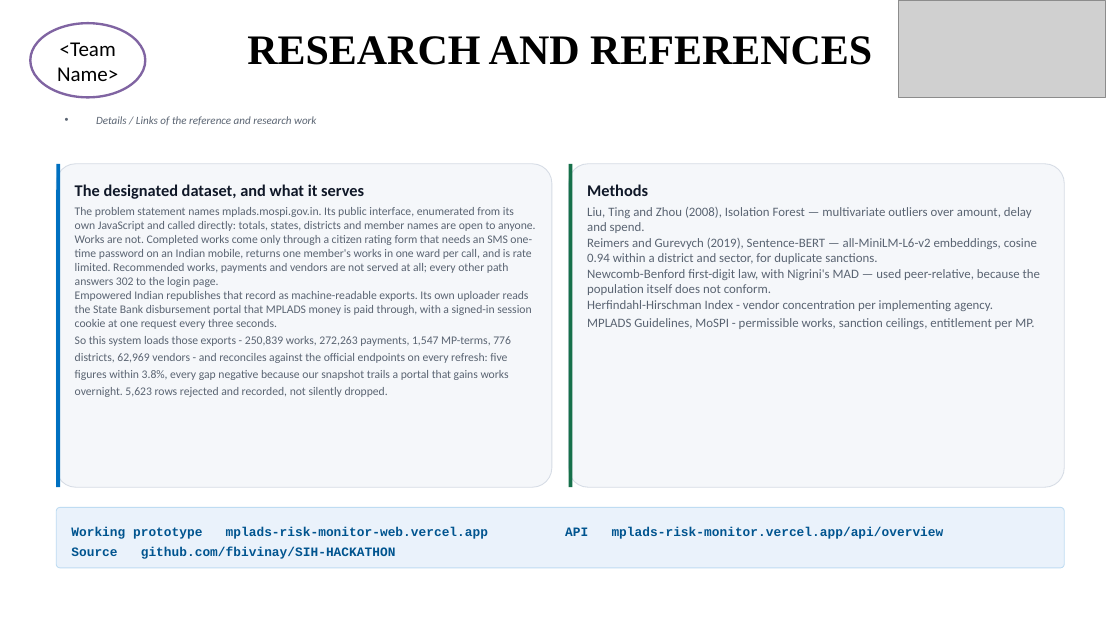
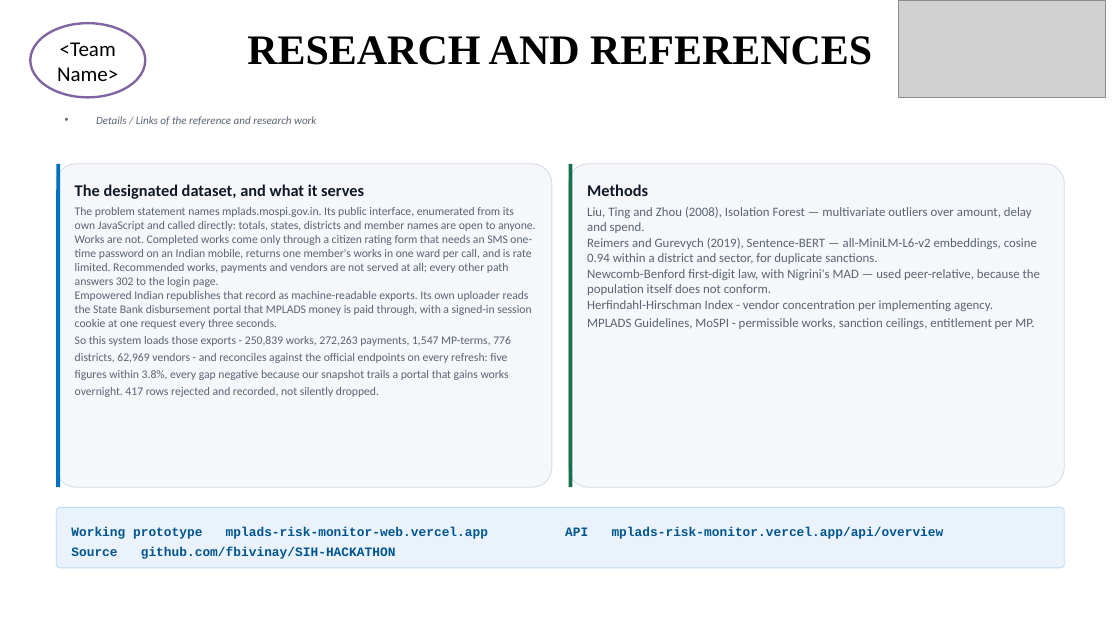
Before and after one commit to fbivinay/SIH-HACKATHON, a slide deck: slide 6 of docs/deck/SIH26102-MPLADS-SIH-Idea.pptx. Drawn at 1120x630 pixels with LibreOffice and Linux fonts; fonts in the diff are those of the drawing; grey boxes stand for pictures. Boxes give left, top, right and bottom in pixels: in the first picture for what was removed or moved away, otherwise in the second. Text is boxed around its words. In the diff, an @@ line names an element or a change of style, - is before the commit and + after.

Commit message:
Scope the deck's reject count to the extract it sits beside
The slide read "1,488 rows rejected and recorded, not silently dropped"
next to this load's 250,839 works, because the figure counted every run
ever recorded rather than the one being described. The latest extract
rejected 417.

Same conflation as the provenance page, and it only became visible after
rejected_rows stopped double-counting - before that the number was wrong
in two directions at once.

```diff
--- a/docs/deck/SIH26102-MPLADS-SIH-Idea.pptx
+++ b/docs/deck/SIH26102-MPLADS-SIH-Idea.pptx
@@ text at (75, 207, 536, 397): text changed @@
-The problem statement names mplads.mospi.gov.in. Its public interface, enumerated from its own JavaScript and called directly: totals, states, districts and member names are open to anyone. Works are not. Completed works come only through a citizen rating form that needs an SMS one-time password on an Indian mobile, returns one member's works in one ward per call, and is rate limited. Recommended works, payments and vendors are not served at all; every other path answers 302 to the login page.
-Empowered Indian republishes that record as machine-readable exports. Its own uploader reads the State Bank disbursement portal that MPLADS money is paid through, with a signed-in session cookie at one request every three seconds.
-So this system loads those exports - 250,839 works, 272,263 payments, 1,547 MP-terms, 776 districts, 62,969 vendors - and reconciles against the official endpoints on every refresh: five figures within 3.8%, every gap negative because our snapshot trails a portal that gains works overnight. 5,623 rows rejected and recorded, not silently dropped.
+The problem statement names mplads.mospi.gov.in. Its public interface, enumerated from its own JavaScript and called directly: totals, states, districts and member names are open to anyone. Works are not. Completed works come only through a citizen rating form that needs an SMS one-time password on an Indian mobile, returns one member's works in one ward per call, and is rate limited. Recommended works, payments and vendors are not served at all; every other path answers 302 to the login page.
+Empowered Indian republishes that record as machine-readable exports. Its own uploader reads the State Bank disbursement portal that MPLADS money is paid through, with a signed-in session cookie at one request every three seconds.
+So this system loads those exports - 250,839 works, 272,263 payments, 1,547 MP-terms, 776 districts, 62,969 vendors - and reconciles against the official endpoints on every refresh: five figures within 3.8%, every gap negative because our snapshot trails a portal that gains works overnight. 417 rows rejected and recorded, not silently dropped.
```
Also in this commit, not shown: 2 other slides changed, 1 other file.
